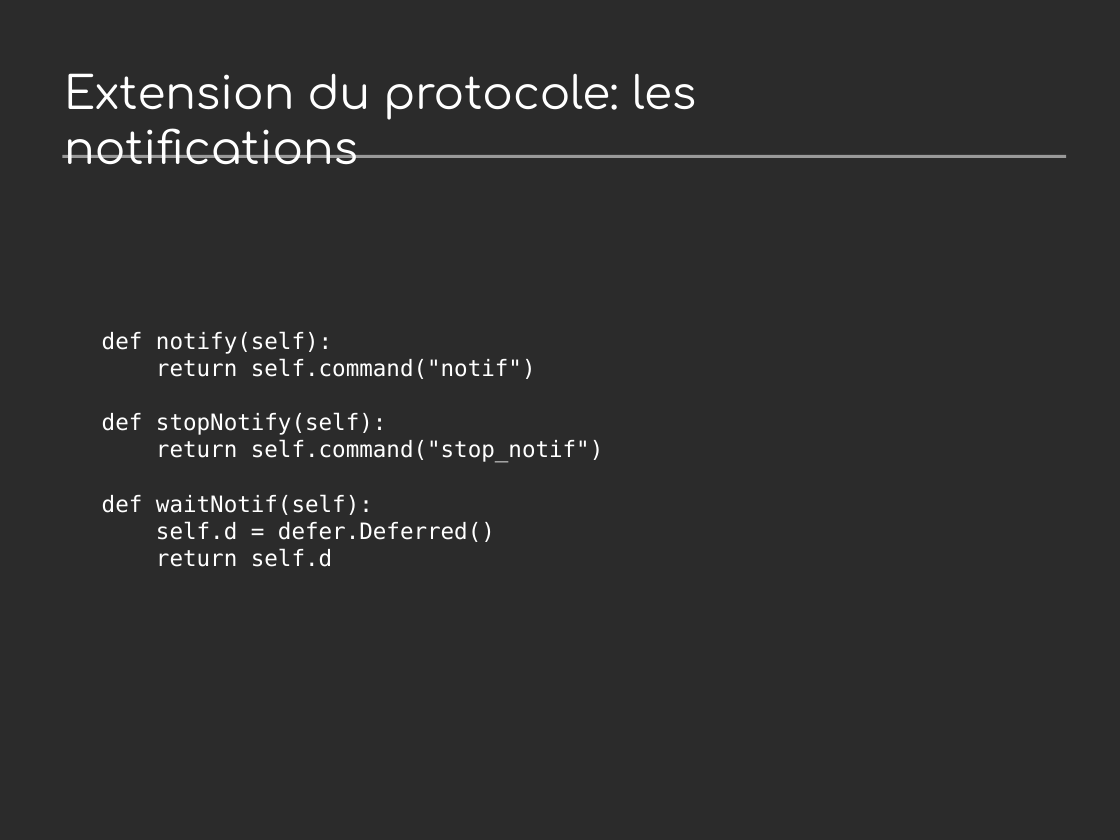
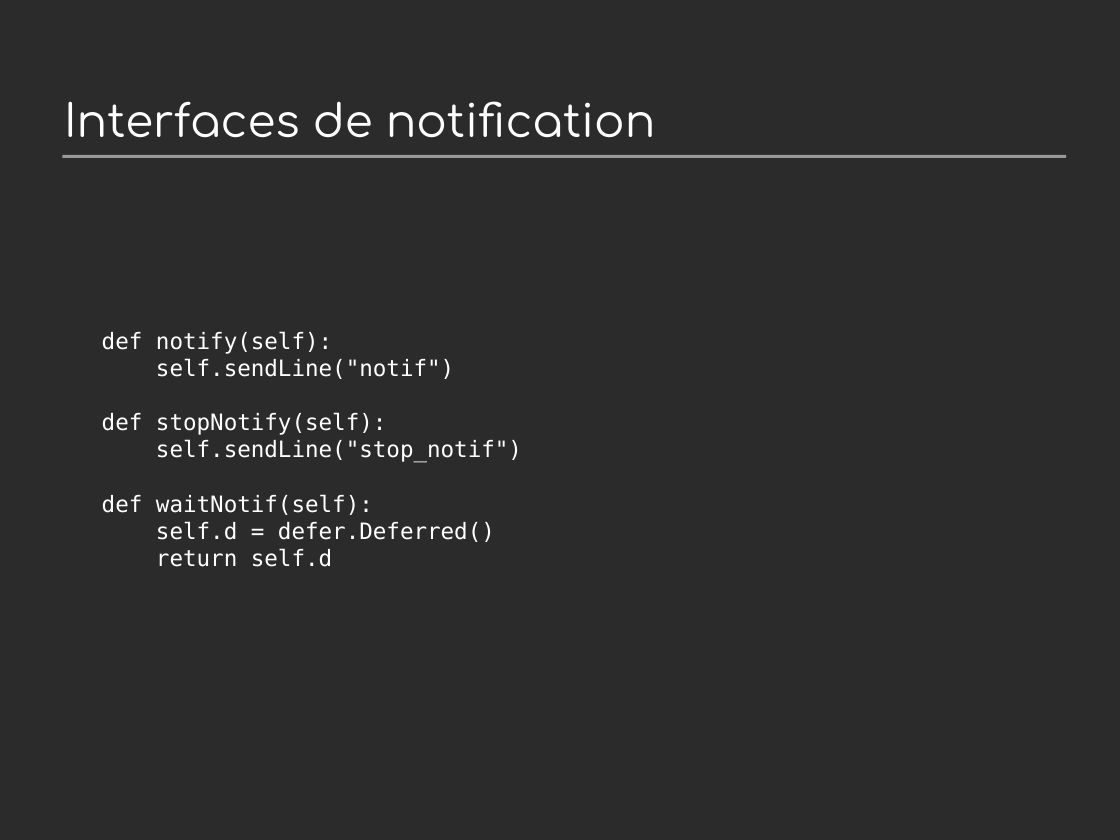
Before and after one commit to jdb/jdb.github.com, a slide deck: slide 30 of imap_idle/pycon-presentation/imap-idle-makingoff.odp. Drawn at 1120x840 pixels with LibreOffice and Linux fonts; fonts in the diff are those of the drawing; background and template pictures are left out; a plain dark background stands for a picture behind light text. Boxes give left, top, right and bottom in pixels: in the first picture for what was removed or moved away, otherwise in the second. Text is boxed around its words. In the diff, an @@ line names an element or a change of style, - is before the commit and + after.

```diff
--- a/imap_idle/pycon-presentation/imap-idle-makingoff.odp
+++ b/imap_idle/pycon-presentation/imap-idle-makingoff.odp
@@ title at <box>64,101,656,138</box>: text changed @@
-Extension du protocole: les notifications
+Interfaces de notification
@@ title at <box>102,331,522,567</box>: text changed @@
-def notify(self):
-return self.command("notif")
-def stopNotify(self):
-return self.command("stop_notif")
-def waitNotif(self):
-self.d = defer.Deferred()
-return self.d
+def notify(self):
+self.sendLine("notif")
+def stopNotify(self):
+self.sendLine("stop_notif")
+def waitNotif(self):
+self.d = defer.Deferred()
+return self.d
```
Also in this commit, not shown: 11 other slides changed, 4 slides added, 1 slide removed, 2 other files.
